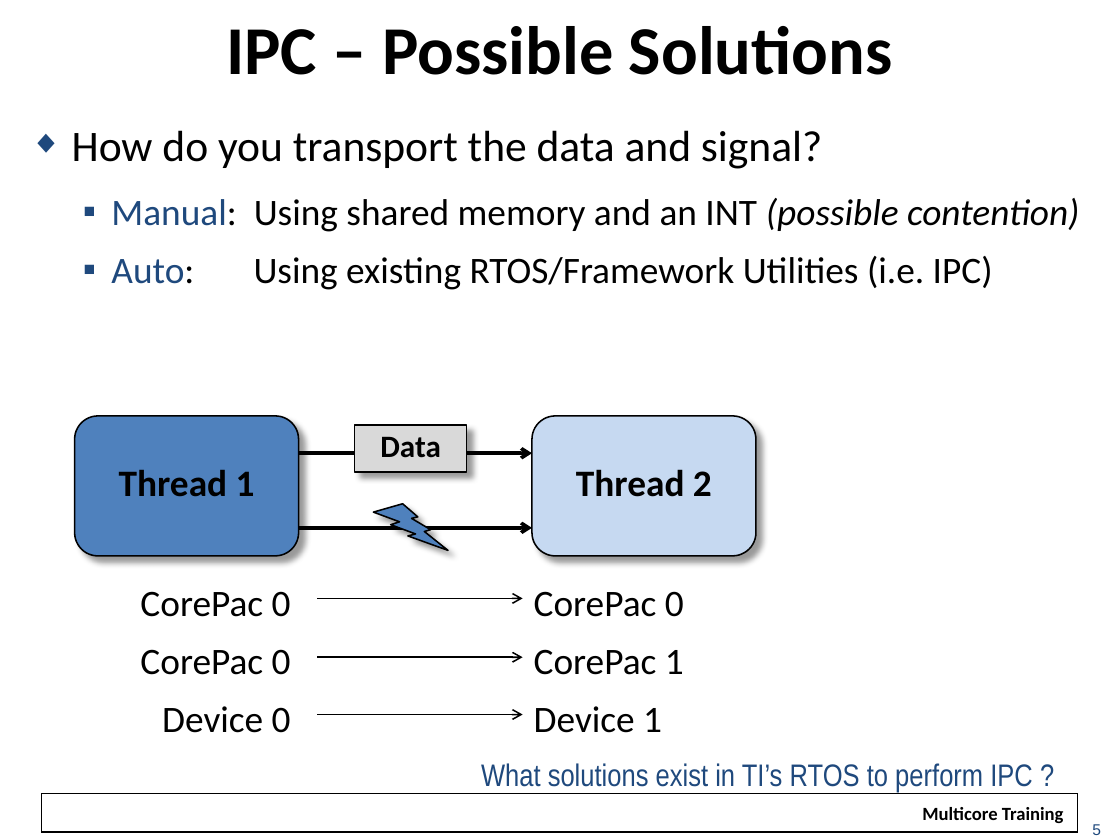
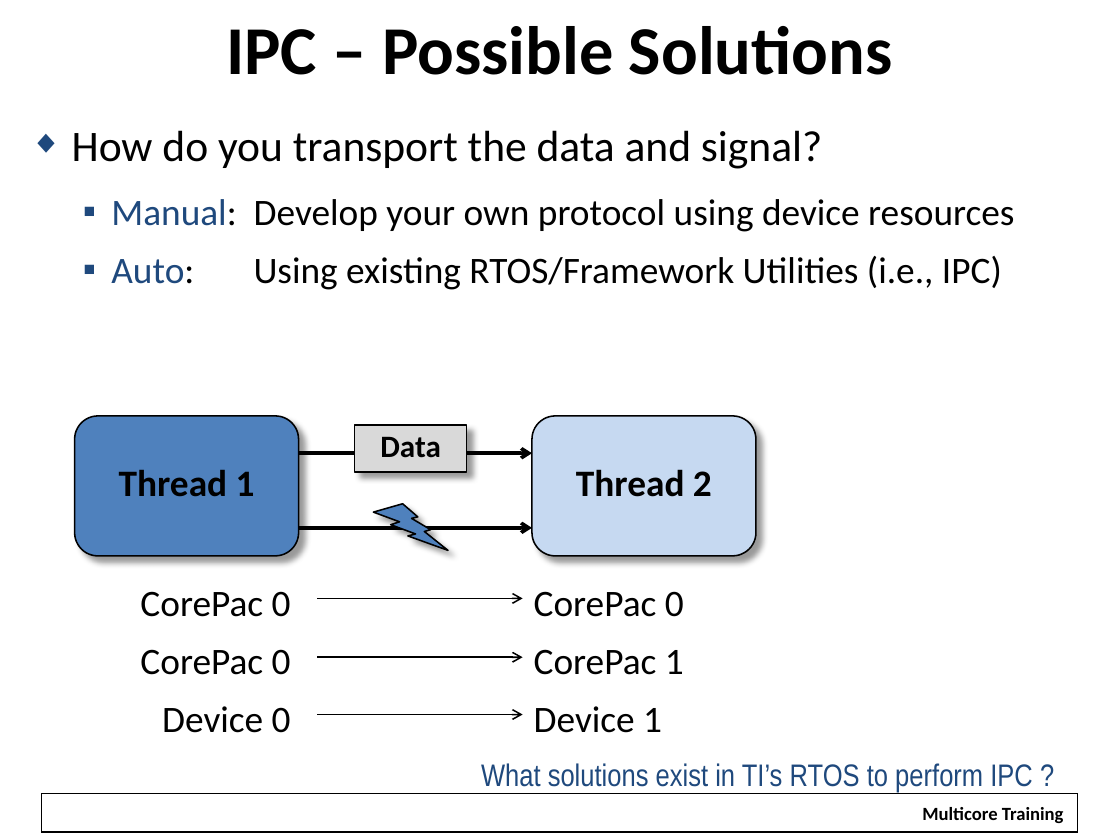
Before and after one commit to hari1989/keystone-workshop, a slide deck: slide 5 of slides/KeyStone Intro to IPC.pptx. Drawn at 1120x840 pixels with LibreOffice and Linux fonts; fonts in the diff are those of the drawing; background and template pictures are left out. Boxes give left, top, right and bottom in pixels: in the first picture for what was removed or moved away, otherwise in the second. Text is boxed around its words. In the diff, an @@ line names an element or a change of style, - is before the commit and + after.

```diff
--- a/slides/KeyStone Intro to IPC.pptx
+++ b/slides/KeyStone Intro to IPC.pptx
@@ text at [111, 199, 1014, 290]: text changed @@
-▪ Manual: Using shared memory and an INT (possible contention)
-▪ Auto: Using existing RTOS/Framework Utilities (i.e. IPC)
+▪ Manual: Develop your own protocol using device resources
+▪ Auto: Using existing RTOS/Framework Utilities (i.e., IPC)
@@ text removed at [1092, 824, 1101, 835] @@
-5
```
Also in this commit, not shown: 32 other slides changed, 23 slides added, 6 slides removed.
